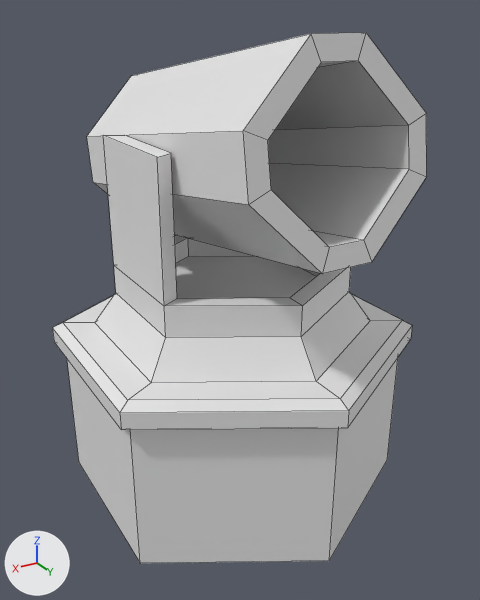
The FBX model Assets/Resources/Mesh/Tower/Cannon.fbx as it was, and as the next commit left it.
The view is the same before and after, from a 50 mm camera at (1.8, 3.07, 2.67) aimed at (0.0, 0.06, 1.17). Lighting does not change. The marker at lower left points along +X, +Y and +Z. Mesh edges are drawn as thin lines. Materials are left out; every surface is plain grey. Where no turn or scale is listed for an object, it has been applied to the vertices. Vertices at the same position are counted once.
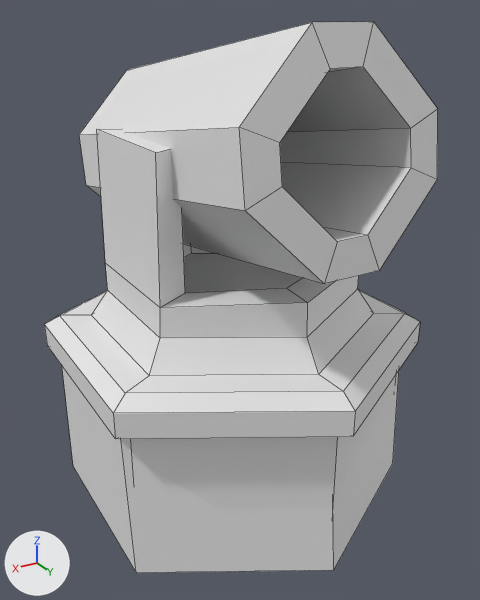
Where the change shows, as pixel boxes [x1, y1, x2, y2] in the pictures (480 x 600 px):
'Cube.003', reshaped: before [52, 33, 427, 563]; after [44, 22, 438, 573]
part 1 of me_cube, added: after [44, 129, 420, 573]
part 2 of me_cube, added: after [79, 22, 438, 284]

The change, as a diff of the scene's bpy script:
```diff
--- a/Assets/Resources/Mesh/Tower/Cannon.fbx.py
+++ b/Assets/Resources/Mesh/Tower/Cannon.fbx.py
@@ me_cube @@
 # used by ob_cube_003; location = (0.0, 0.0, 0.0)
-me_cube.from_pydata(...)  # 100 vertices, 90 faces; spans x -0.92..0.92, y -1.07..1.05, z 0.0..2.6
+me_cube.from_pydata(...)  # 206 vertices, 186 faces; spans x -0.96..0.96, y -1.12..1.1, z -0.03..2.64
+# me_cube part 1: a new loose piece of 74 vertices spanning x -0.96..0.96, y -1.12..1.1, z -0.03..2.11
+# me_cube part 2: a new loose piece of 32 vertices spanning x -0.51..0.51, y -1.05..1.01, z 1.33..2.64
```
